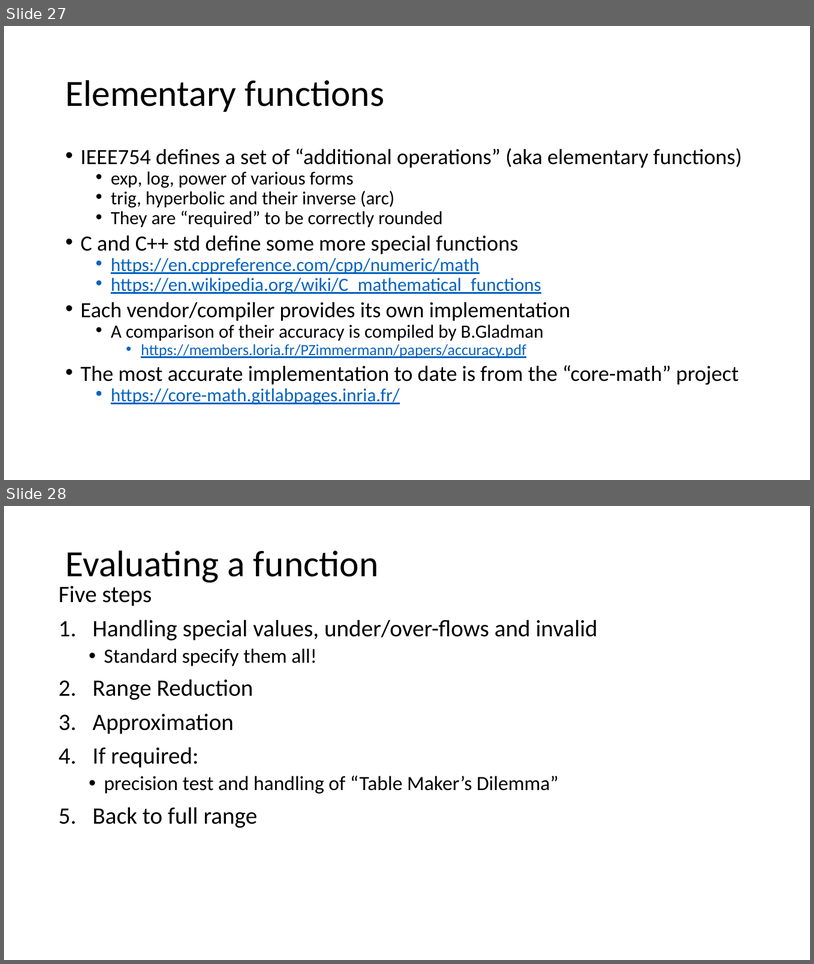
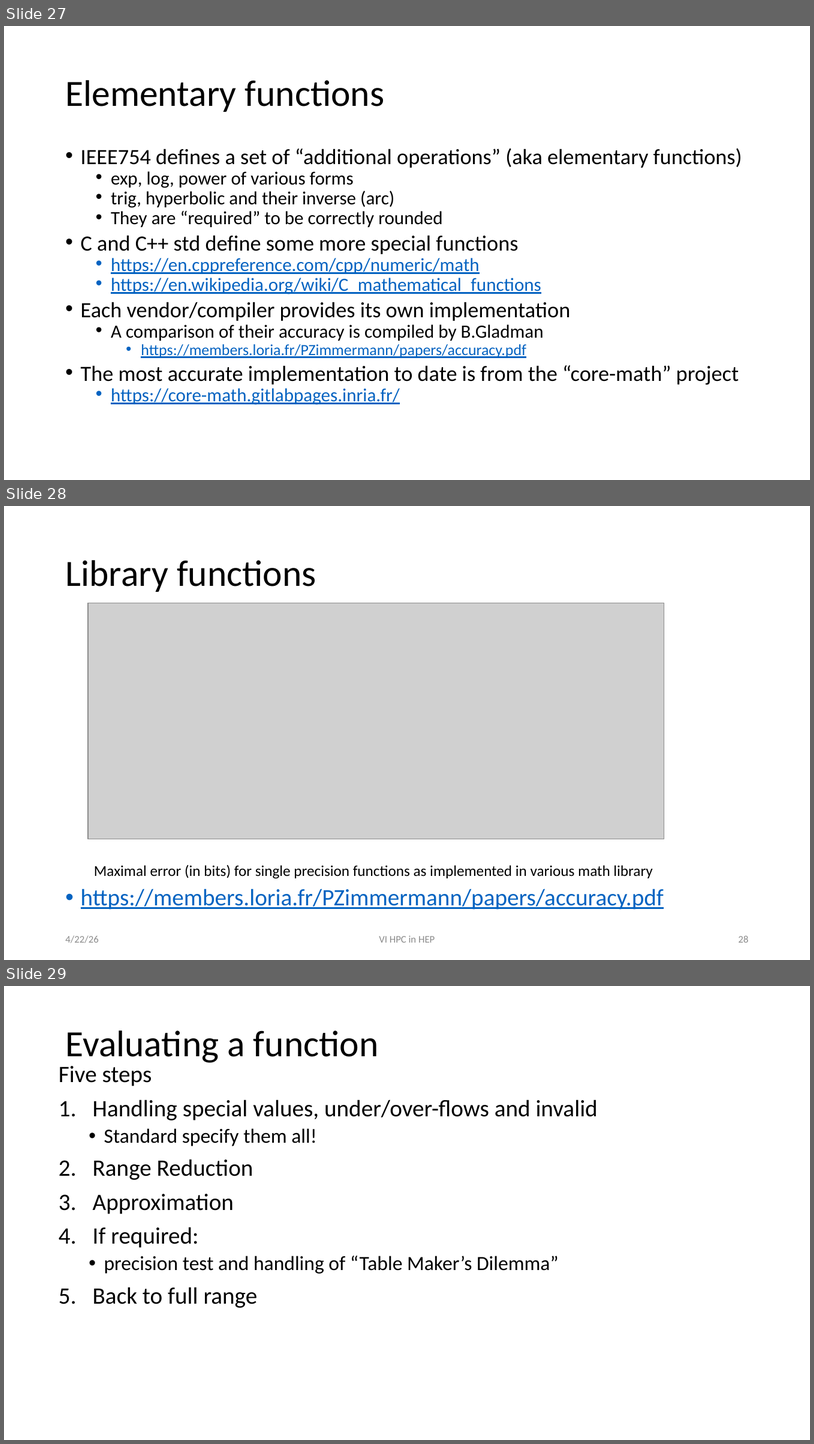
Before and after one commit to VinInn/FPCourse, a slide deck: Slides/FPforScientist.pptx. Shown one above the other, each under a label of ours: slides 27 and 28 before the commit, slides 27, 28 and 29 after it. The pictures are 814x964 and 814x1444 pixels, drawn with LibreOffice and Linux fonts; fonts in the diff are those of the drawing; grey boxes stand for pictures. Boxes give left, top, right and bottom in pixels: in the first picture for what was removed or moved away, otherwise in the second. Text is boxed around its words. In the diff, an @@ line names an element or a change of style, - is before the commit and + after.

```diff
--- a/Slides/FPforScientist.pptx
+++ b/Slides/FPforScientist.pptx
@@ slide 28 added at [4, 506, 810, 960], background #FFFFFF @@
@@ title added at [65, 560, 317, 592], 44 pt, text #000000 @@
+Library functions
@@ picture added at [88, 603, 665, 839] @@
@@ text added at [94, 864, 653, 879], 18 pt, text #000000 @@
+Maximal error (in bits) for single precision functions as implemented in various math library
@@ text added at [81, 888, 664, 909], 28 pt, text #0563C1, underline @@
+• https://members.loria.fr/PZimmermann/papers/accuracy.pdf
@@ text added at [65, 935, 98, 943], 12 pt, text #8C8C8C @@
+4/22/26
@@ text added at [379, 935, 435, 942], 12 pt, text #8C8C8C @@
+VI HPC in HEP
@@ page number added at [738, 935, 749, 942], 12 pt, text #8C8C8C @@
+28
@@ what was slide 28 is now slide 29 @@
```
Also in this commit, not shown: 1 slide changed, 6 other slides added, 1 other file.
